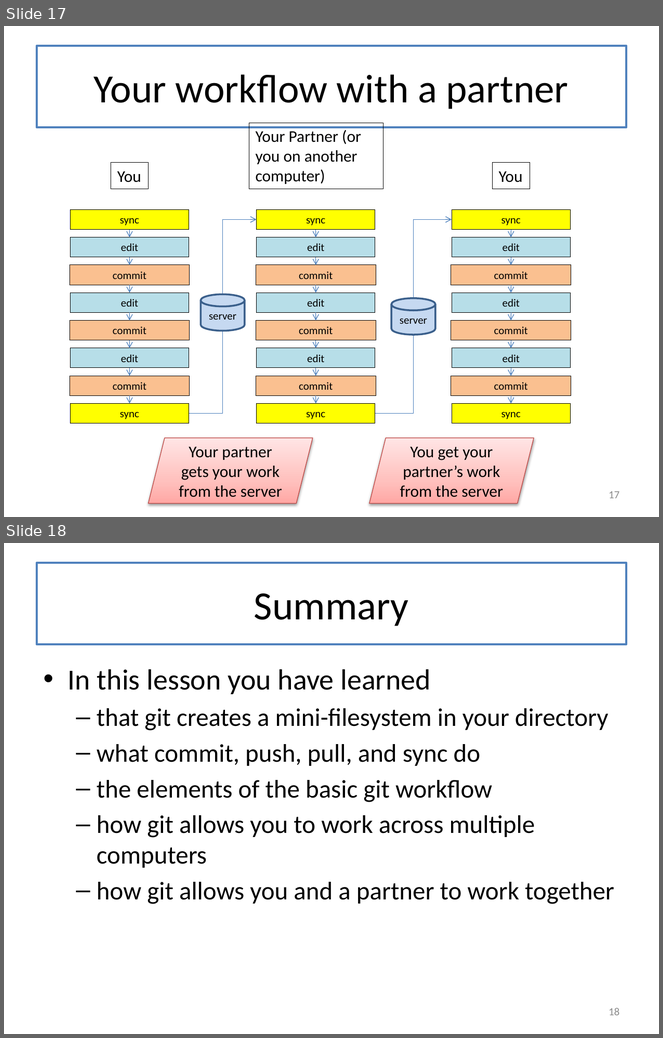
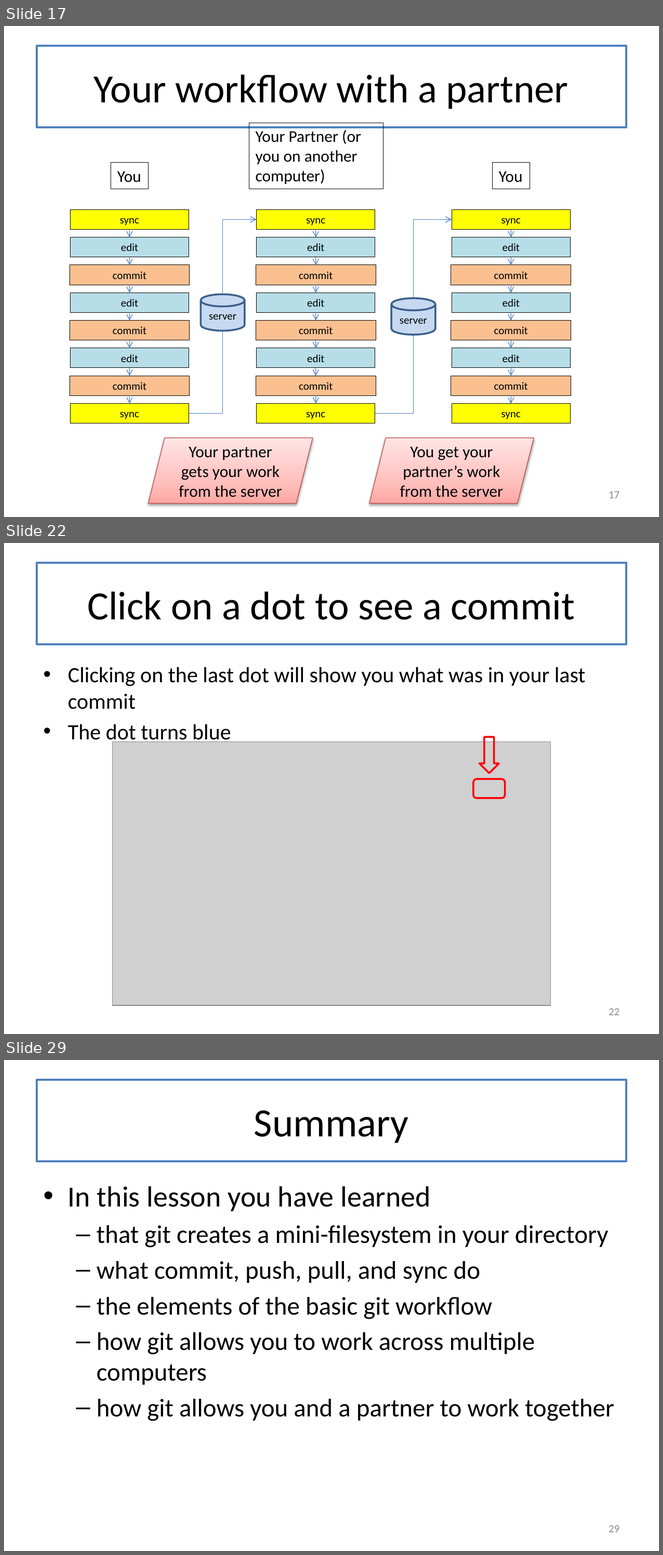
Before and after one commit to mwand/cs5010f16, a slide deck: Slides/Lesson 0.5 Introduction to Git.pptx. Shown one above the other, each under a label of ours: slides 17 and 18 before the commit, slides 17, 22 and 29 after it; the slides between them are not shown. The pictures are 663x1038 and 663x1555 pixels, drawn with LibreOffice and Linux fonts; fonts in the diff are those of the drawing; grey boxes stand for pictures. Boxes give left, top, right and bottom in pixels: in the first picture for what was removed or moved away, otherwise in the second. Text is boxed around its words. In the diff, an @@ line names an element or a change of style, - is before the commit and + after.

```diff
--- a/Slides/Lesson 0.5 Introduction to Git.pptx
+++ b/Slides/Lesson 0.5 Introduction to Git.pptx
@@ slide 22 added at [4, 543, 659, 1034], background #FFFFFF @@
@@ title added at [37, 563, 626, 644], outline #4F81BD 2.25 pt, 44 pt, text #000000 @@
+Click on a dot to see a commit
@@ text added at [68, 667, 586, 745], 24 pt, text #000000 @@
+• Clicking on the last dot will show you what was in your last commit
+• The dot turns blue
@@ picture added at [112, 742, 551, 1006] @@
@@ right arrow added at [479, 737, 499, 773], outline #FF0000 2 pt @@
@@ rounded rectangle added at [474, 779, 505, 798], outline #FF0000 2 pt @@
@@ page number added at [609, 1008, 620, 1016], 12 pt, text #8C8C8C @@
+22
@@ what was slide 18 is now slide 29 @@
@@ page number at [609, 1525, 620, 1533]: text changed @@
-18
+29
```
Also in this commit, not shown: 10 other slides added, 14 other files.
